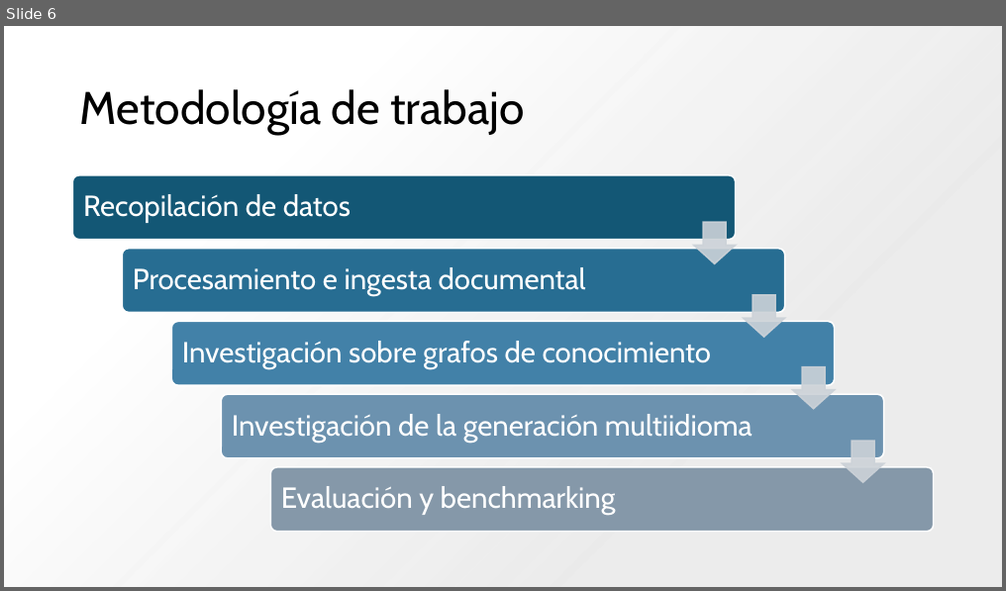
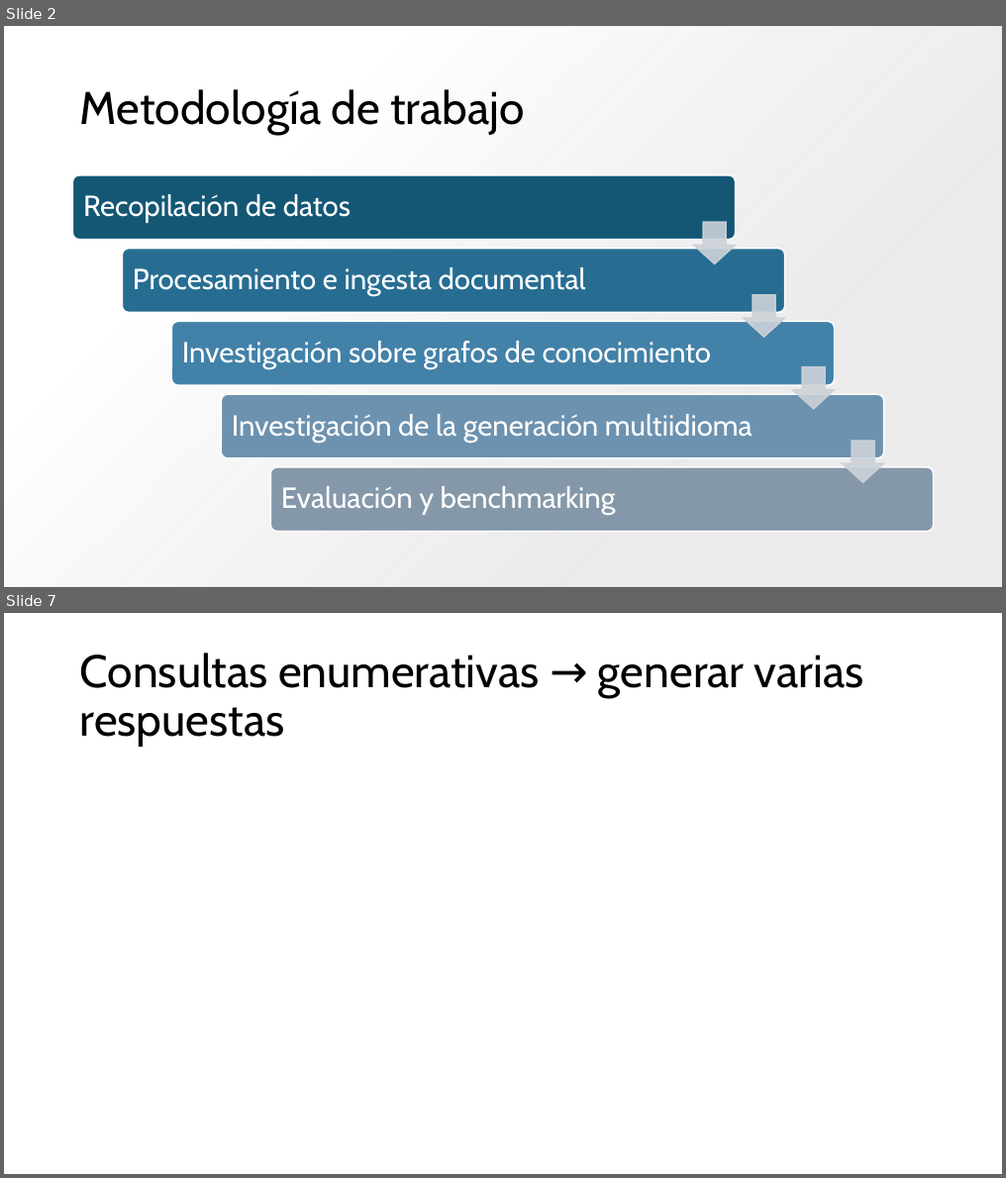
Before and after one commit to sofinegue/TFG-RAG, a slide deck: doc/20260227_Presentacion_AnexoB.pptx. Shown one above the other, each under a label of ours: slide 6 before the commit, slides 2 and 7 after it; the slides between them are not shown. The pictures are 1006x591 and 1006x1178 pixels, drawn with LibreOffice and Linux fonts; fonts in the diff are those of the drawing. Boxes give left, top, right and bottom in pixels: in the first picture for what was removed or moved away, otherwise in the second. Text is boxed around its words. In the diff, an @@ line names an element or a change of style, - is before the commit and + after.

```diff
--- a/doc/20260227_Presentacion_AnexoB.pptx
+++ b/doc/20260227_Presentacion_AnexoB.pptx
@@ slide 7 added at (4, 613, 1002, 1174), background #FFFFFF @@
@@ title added at (80, 653, 864, 747), 44 pt, text #000000 @@
+Consultas enumerativas → generar varias respuestas
@@ what was slide 6 is now slide 2 @@
```
Also in this commit, not shown: 3 slides changed, 3 other slides added, 2 slides removed, 4 other files.
